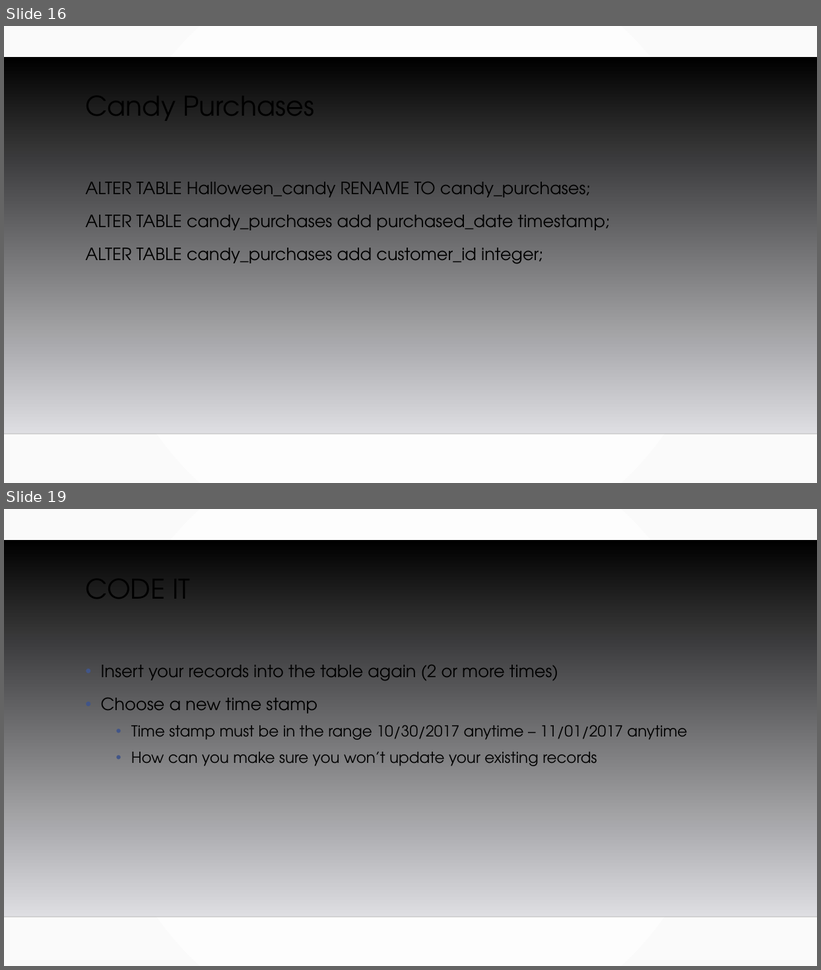
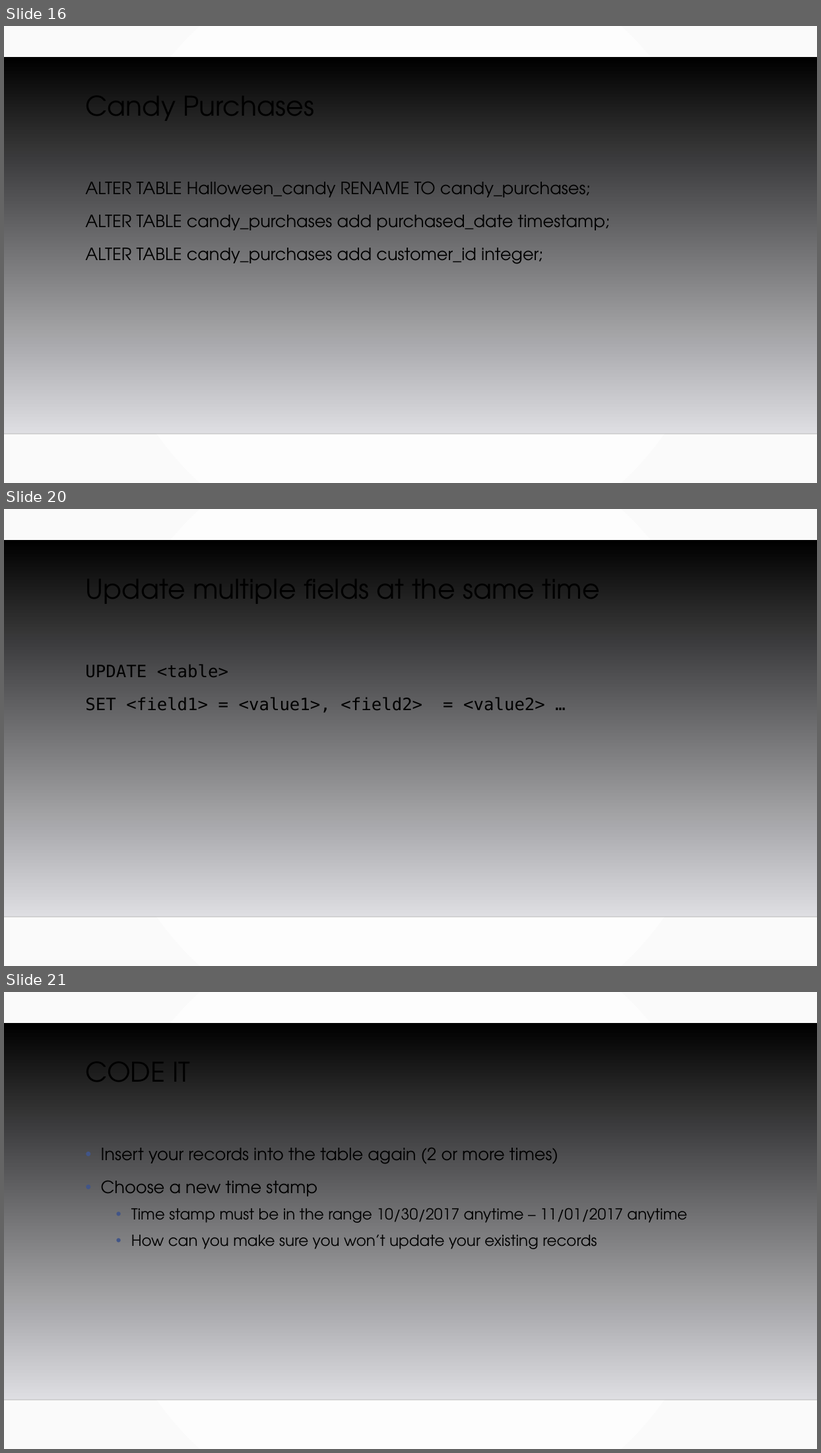
Before and after one commit to MGIS-UMN/GIS5577_week3, a slide deck: Database_Management.odp. Shown one above the other, each under a label of ours: slides 16 and 19 before the commit, slides 16, 20 and 21 after it; the slides between them are not shown. The pictures are 821x970 and 821x1453 pixels, drawn with LibreOffice and Linux fonts; fonts in the diff are those of the drawing; background and template pictures are left out. Boxes give left, top, right and bottom in pixels: in the first picture for what was removed or moved away, otherwise in the second. Text is boxed around its words. In the diff, an @@ line names an element or a change of style, - is before the commit and + after.

```diff
--- a/Database_Management.odp
+++ b/Database_Management.odp
@@ slide 20 added at [4, 509, 817, 966], background gradient #FFFFFF to #FAFAFA; not listed: 2 template elements that a slide beside it also shows @@
@@ title added at [85, 566, 600, 613], 32 pt, text #000000 @@
+Update multiple fields at the same time
@@ text added at [85, 664, 545, 713], 20 pt, text #000000 @@
+UPDATE <table>
+SET <field1> = <value1>, <field2> = <value2> …
@@ what was slide 19 is now slide 21 @@
```
Also in this commit, not shown: 3 slides changed, 4 other slides added, 1 other file.
